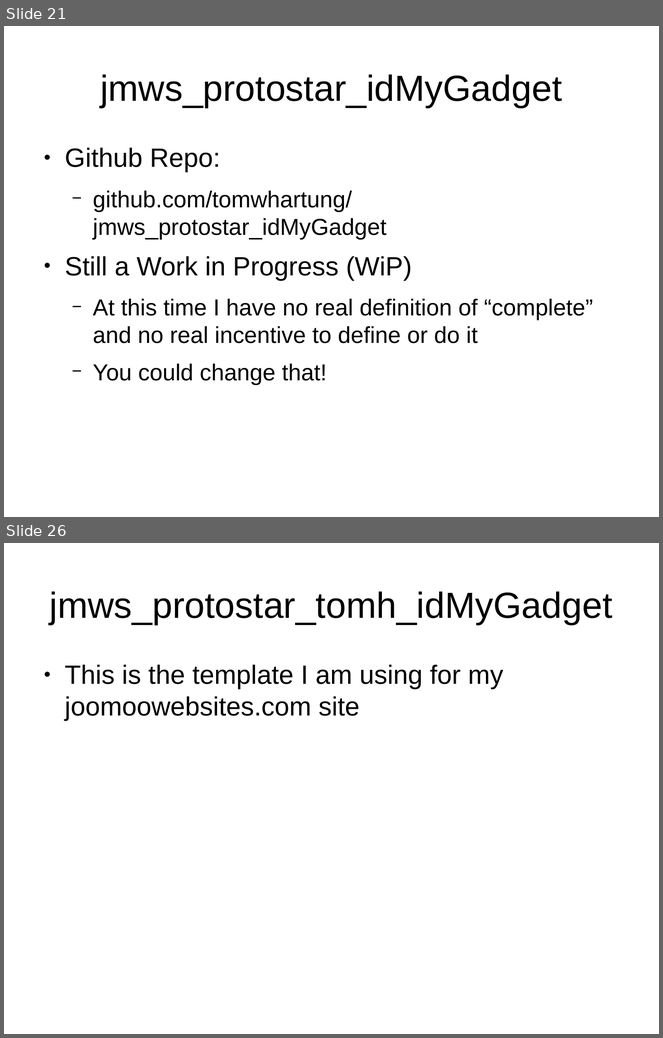
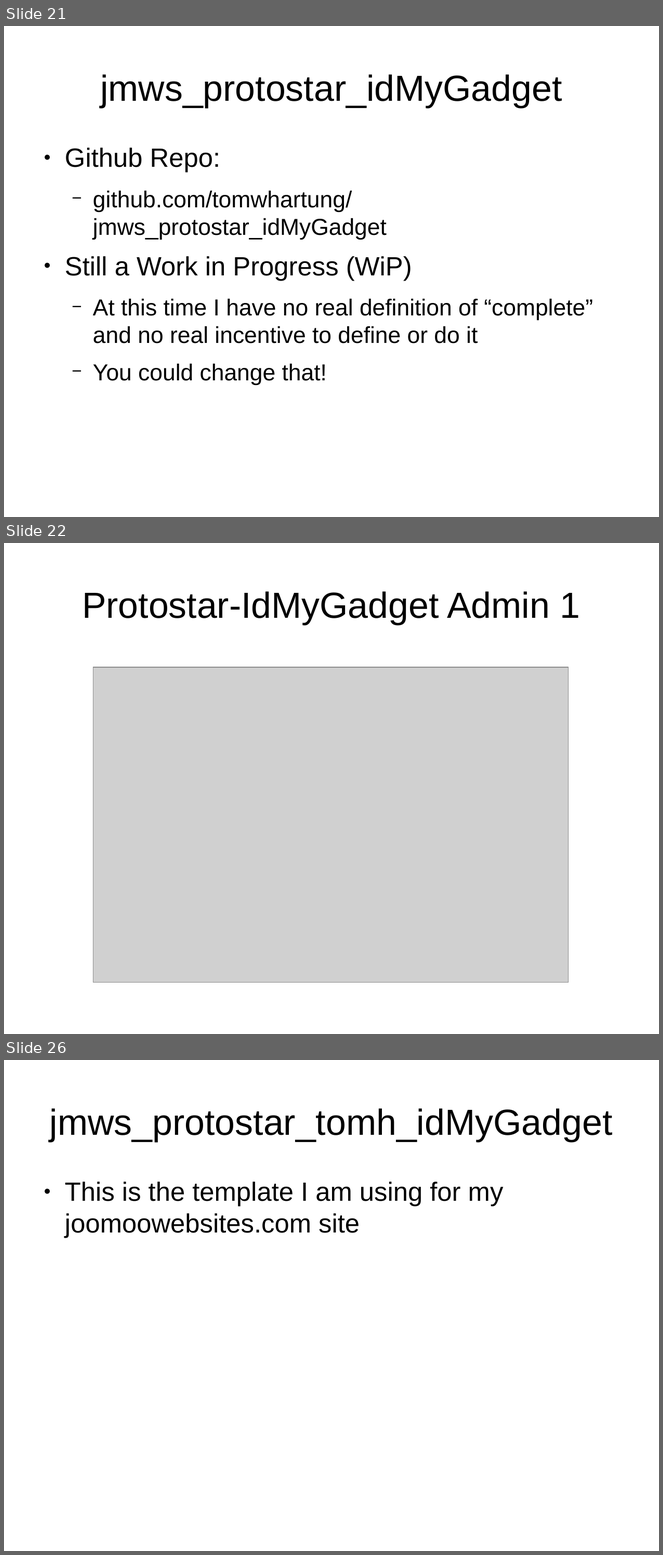
Before and after one commit to tomwhartung/jmws_accoutrements, a slide deck: presentations/2015_09-Joomla/Device_Detection-In_Protostar_and_Beez3.odp. Shown one above the other, each under a label of ours: slides 21 and 26 before the commit, slides 21, 22 and 26 after it; the slides between them are not shown. The pictures are 663x1038 and 663x1555 pixels, drawn with LibreOffice and Linux fonts; fonts in the diff are those of the drawing; grey boxes stand for pictures. Boxes give left, top, right and bottom in pixels: in the first picture for what was removed or moved away, otherwise in the second. Text is boxed around its words. In the diff, an @@ line names an element or a change of style, - is before the commit and + after.

Commit message:
Adding images to folder and presentation: protostar-default_vs_idMyGadget-1-bar_border_ellipse-1.png and protostar-default_vs_tomh_idMyGadget-1-bar_border_ellipse-1.png .

```diff
--- a/presentations/2015_09-Joomla/Device_Detection-In_Protostar_and_Beez3.odp
+++ b/presentations/2015_09-Joomla/Device_Detection-In_Protostar_and_Beez3.odp
@@ slide 22 added at <box>4,543,659,1034</box>, background #FFFFFF @@
@@ title added at <box>82,591,580,625</box>, 44 pt, text #000000 @@
+Protostar-IdMyGadget Admin 1
@@ picture added at <box>93,667,569,983</box> @@
```
Also in this commit, not shown: 1 slide changed, 3 other slides added, 2 other files.
